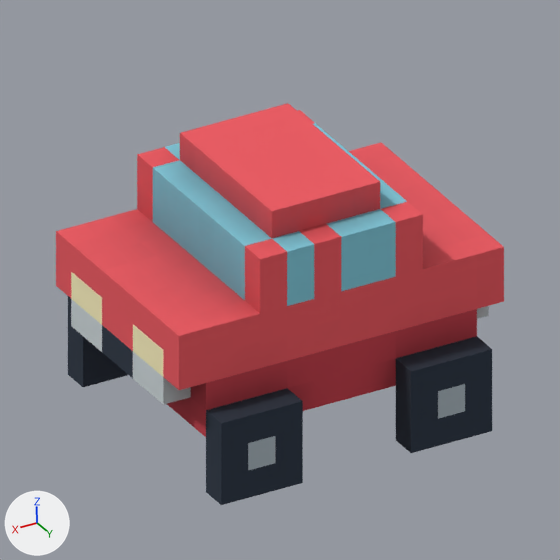
The Blender file art/car.blend: old version first, new version second.
The view is the same before and after, from the file's camera 'PreviewCamera'. Lighting does not change. The marker at lower left points along +X, +Y and +Z. The older version comes first.

Objects in the first picture: 'car_body'.
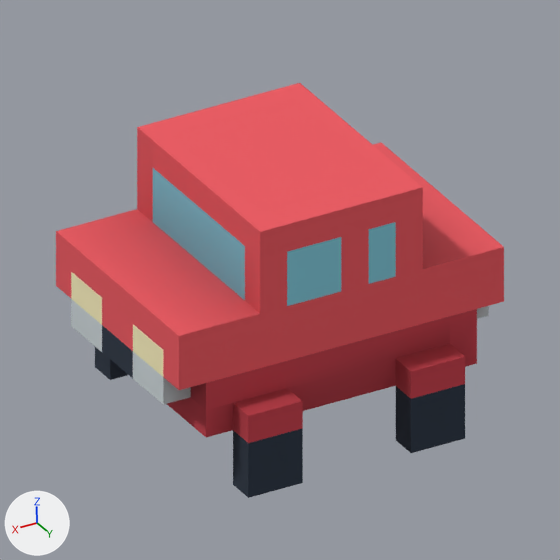
Where the change shows, as pixel boxes (x1, y1, x2, y2) in the pictures (560 x 560 px):
'car_body', reshaped: before (56, 103, 504, 505); after (56, 83, 504, 498)
part 1 of me_car_body, built on: before (65, 110, 492, 505); after (137, 83, 423, 262)

The edits, one by one:
me_car_body is used by ob_car_body; location (0.0, 0.0, 0.0).
me_car_body had 2080 vertices, 520 faces and spanned x -0.5..0.5, y -0.417..0.417, z 0.0..0.75.
me_car_body now has 416 vertices, 104 faces and spans x -0.5..0.5, y -0.417..0.417, z 0.0..0.75.
me_car_body part 1: 4 vertices moved from x -0.167..0.25, y -0.333..0.333, z 0.583 to x -0.167..0.25, y -0.333..0.333, z 0.75; 645 vertices removed from x -0.5..0.5, y -0.417..0.417, z 0.0..0.667; 17 vertices added at x -0.25..0.25, y -0.333..0.333, z 0.667..0.75.
Other edits to the shape of me_car_body do not show in these pictures.
